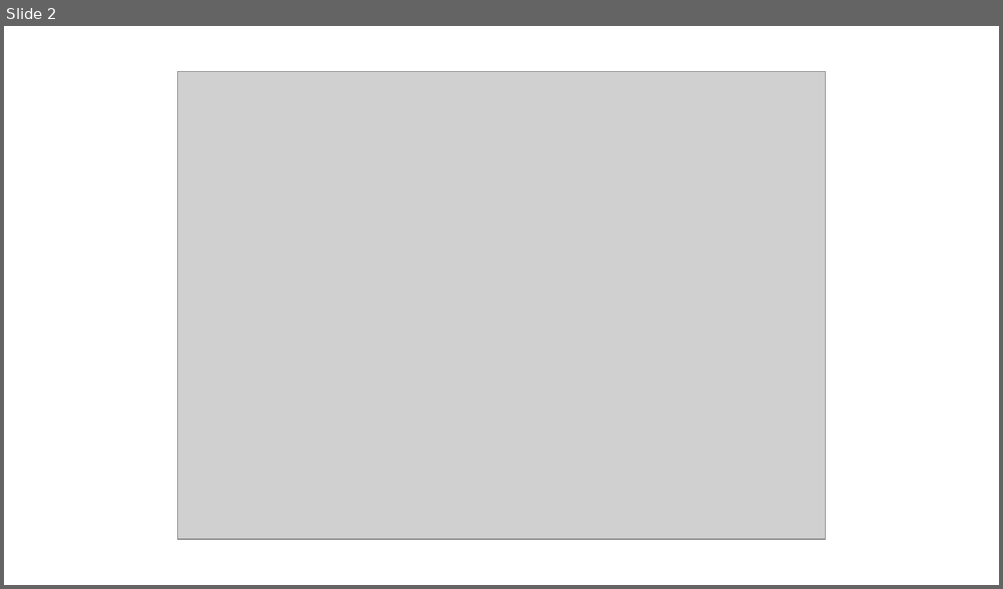
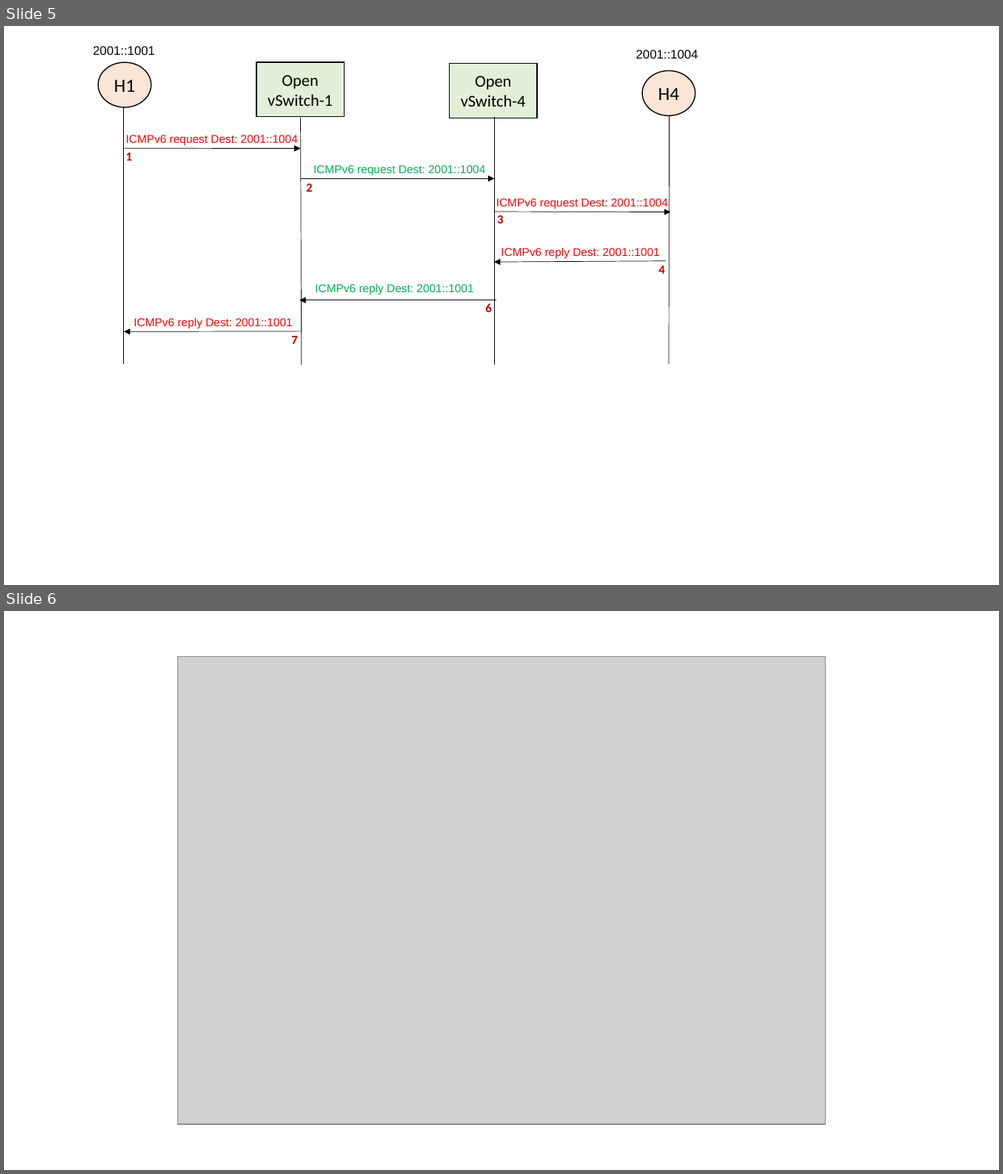
Before and after one commit to harshal-vaze/Software-Defined-Networking-with-ONOS, a slide deck: Content/Diagrams.pptx. Shown one above the other, each under a label of ours: slide 2 before the commit, slides 5 and 6 after it. The pictures are 1003x589 and 1003x1174 pixels, drawn with LibreOffice and Linux fonts; fonts in the diff are those of the drawing; grey boxes stand for pictures. Boxes give left, top, right and bottom in pixels: in the first picture for what was removed or moved away, otherwise in the second. Text is boxed around its words. In the diff, an @@ line names an element or a change of style, - is before the commit and + after.

```diff
--- a/Content/Diagrams.pptx
+++ b/Content/Diagrams.pptx
@@ slide 5 added at (4, 26, 999, 585), background #FFFFFF @@
@@ text added at (93, 46, 155, 55), 12 pt, text #000000 @@
+2001::1001
@@ ellipse added at (98, 62, 151, 107), fill #FBE5D6, outline #000000 1 pt, 18 pt, text #000000 @@
+H1
@@ rectangle added at (256, 62, 344, 116), fill #E2F0D9, outline #000000 1 pt, 16 pt, text #000000 @@
+Open vSwitch-1
@@ rectangle added at (449, 63, 538, 118), fill #E2F0D9, outline #000000 1 pt, 16 pt, text #000000 @@
+Open vSwitch-4
@@ text added at (636, 50, 698, 59), 12 pt, text #000000 @@
+2001::1004
@@ ellipse added at (642, 70, 695, 116), fill #FBE5D6, outline #000000 1 pt, 18 pt, text #000000 @@
+H4
@@ line added from (123, 107) to (123, 365), #000000 0.5 pt @@
@@ text added at (126, 135, 298, 145), 11 pt, text #FF0000 @@
+ICMPv6 request Dest: 2001::1004
@@ line added from (300, 118) to (301, 366), #000000 0.5 pt @@
@@ line added from (494, 117) to (494, 366), #000000 0.5 pt @@
@@ line added from (669, 116) to (669, 364), #000000 0.5 pt @@
@@ arrow added from (124, 148) to (300, 148), #000000 0.5 pt @@
@@ text added at (126, 153, 132, 161), 12 pt, text #C00000, bold @@
+1
@@ arrow added from (301, 179) to (494, 179), #000000 0.5 pt @@
@@ text added at (313, 165, 485, 175), 11 pt, text #00B050 @@
+ICMPv6 request Dest: 2001::1004
@@ text added at (306, 184, 312, 192), 12 pt, text #C00000, bold @@
+2
@@ text added at (496, 198, 668, 210), 11 pt, text #FF0000 @@
+ICMPv6 request Dest: 2001::1004
@@ arrow added from (494, 212) to (670, 212), #000000 0.5 pt @@
@@ text added at (497, 215, 503, 224), 12 pt, text #C00000, bold @@
+3
@@ arrow added from (666, 261) to (494, 263), #000000 0.5 pt @@
@@ text added at (501, 248, 660, 259), 11 pt, text #FF0000 @@
+ICMPv6 reply Dest: 2001::1001
@@ text added at (658, 266, 664, 274), 12 pt, text #C00000, bold @@
+4
@@ rectangle added at (303, 278, 486, 297), fill #FFFFFF, 11 pt, text #00B050 @@
+ICMPv6 reply Dest: 2001::1001
@@ arrow added from (496, 301) to (299, 301), #000000 0.5 pt @@
@@ text added at (485, 304, 491, 312), 12 pt, text #C00000, bold @@
+6
@@ arrow added from (300, 332) to (124, 332), #000000 0.5 pt @@
@@ text added at (134, 318, 293, 329), 11 pt, text #FF0000 @@
+ICMPv6 reply Dest: 2001::1001
@@ text added at (291, 336, 297, 344), 12 pt, text #C00000, bold @@
+7
@@ what was slide 2 is now slide 6 @@
```
Also in this commit, not shown: 3 other slides added, 5 other files.
